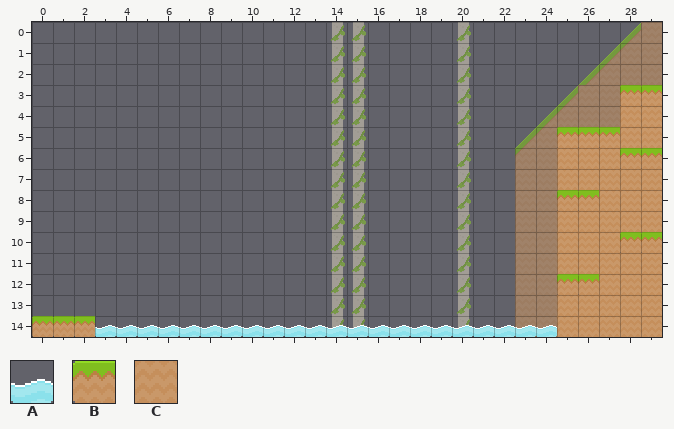
Two states of a Tiled map, Juego PlataformaOriginal/Assets/SuperTiled2Unity/mapas/mapas e2/bosque 2.4.tmx. This is how it looked before the edit.
Cells are 21x21 px. Shown: x 0..29, y 0..14.
Key: from "sprites": A 10, B 122, C 152.
_ is an empty cell.
Layers that did not change in this view are not listed.
Layer "Capa de patrones 1" before, first column x 0:
 0 ______________________________
 1 ______________________________
 2 ______________________________
 3 ____________________________BB
 4 ____________________________CC
 5 _________________________BBBCC
 6 _________________________CCCBB
 7 _________________________CCCCC
 8 _________________________BBCCC
 9 _________________________CCCCC
10 _________________________CCCBB
11 _________________________CCCCC
12 _________________________BBCCC
13 _________________________CCCCC
14 BBBAAAAAAAAAAAAAAAAAAAAAACCCCC
And afterwards:
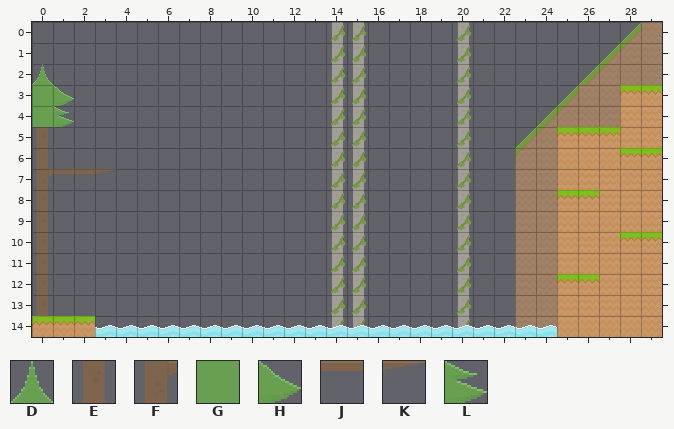
Further tiles: from "sprites": D 630, E 633, F 634, G 639, H 640, J 665, K 666, L 670.
The exact change:
Changed rows in their new state; . is an unchanged cell.
Layer "Capa de patrones 1":
first column x 0:
 2 D...
 3 GH..
 4 GL..
 5 E...
 6 E...
 7 FJJK
 8 E...
 9 E...
10 E...
11 E...
12 E...
13 E...
Boxes around the changes in both pictures, in picture pixels (x1, y1, x2, y2):
added: (32, 64, 116, 316)
